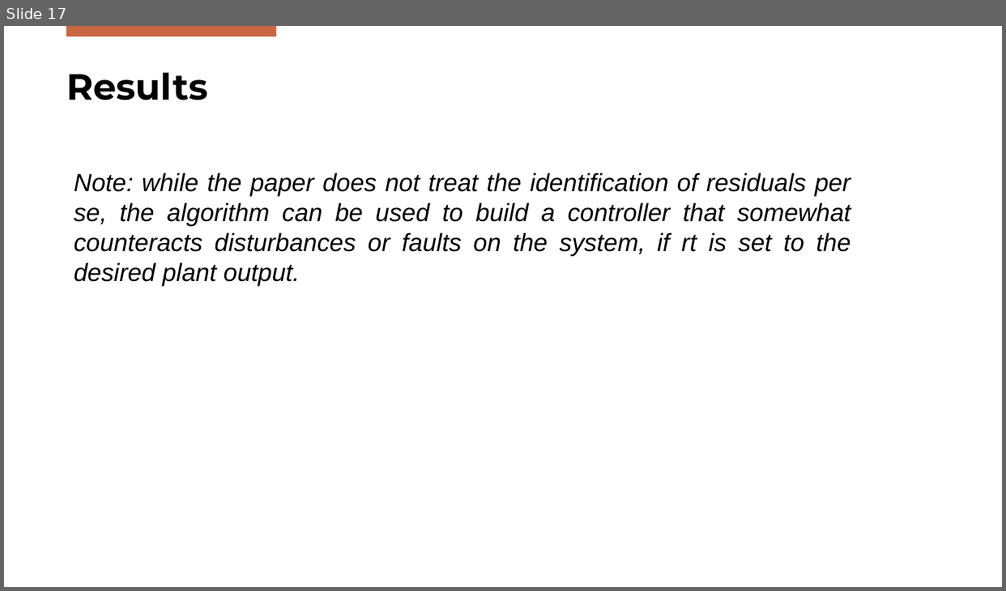
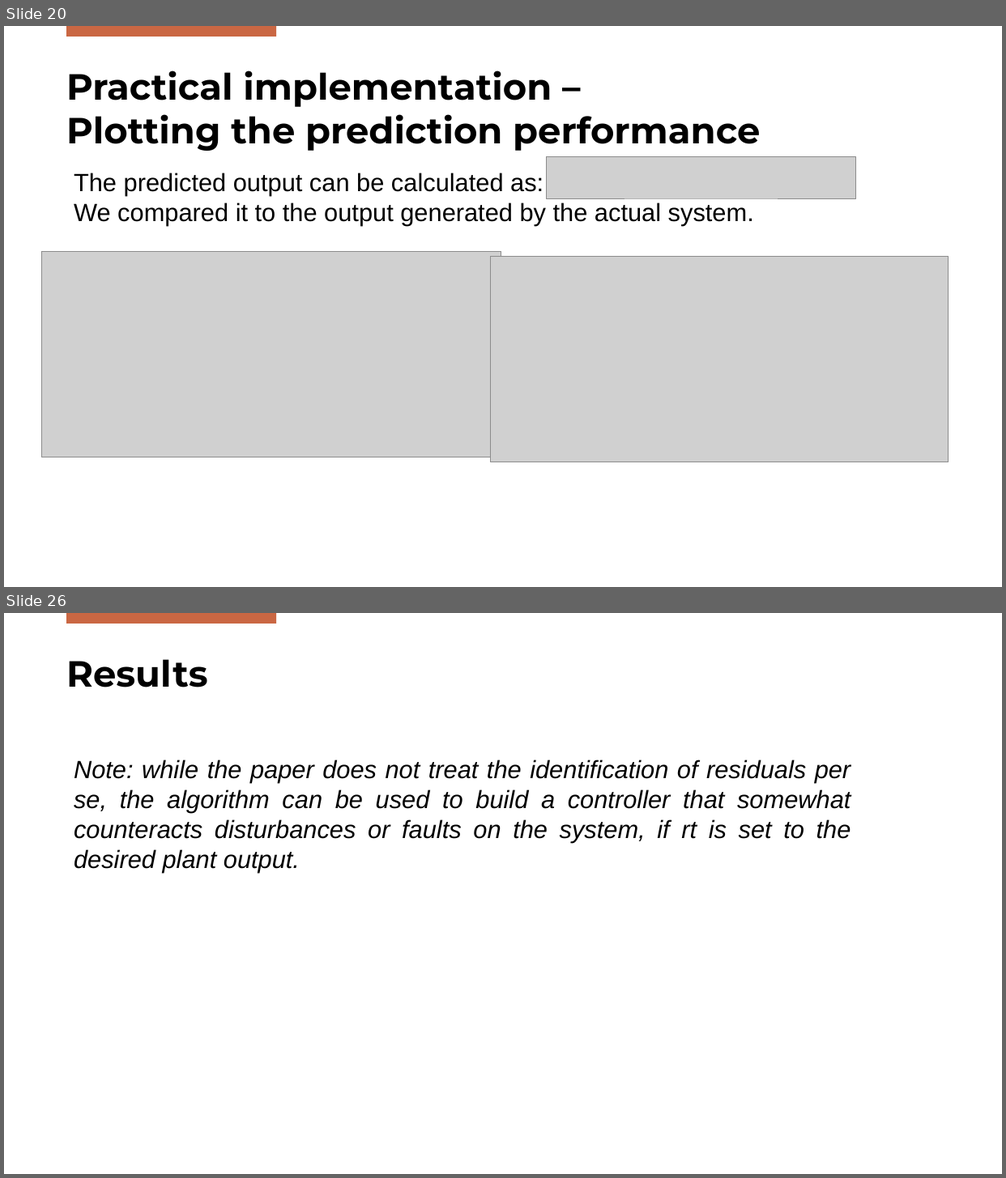
Before and after one commit to Gabriele-Mazzoleni/Progetto_ALES_aa_2025_2026, a slide deck: SPC_Presentation.pptx. Shown one above the other, each under a label of ours: slide 17 before the commit, slides 20 and 26 after it; the slides between them are not shown. The pictures are 1006x591 and 1006x1178 pixels, drawn with LibreOffice and Linux fonts; fonts in the diff are those of the drawing; grey boxes stand for pictures; background and template pictures are left out. Boxes give left, top, right and bottom in pixels: in the first picture for what was removed or moved away, otherwise in the second. Text is boxed around its words. In the diff, an @@ line names an element or a change of style, - is before the commit and + after.

```diff
--- a/SPC_Presentation.pptx
+++ b/SPC_Presentation.pptx
@@ slide 20 added at bbox=[4, 26, 1002, 587], background #FFFFFF; not listed: 1 template element that a slide beside it also shows @@
@@ title added at bbox=[66, 71, 760, 151], 35 pt, text #000000, bold @@
+Practical implementation –
+Plotting the prediction performance
@@ picture added at bbox=[547, 157, 856, 199] @@
@@ text added at bbox=[74, 173, 754, 226], 24 pt, text #000000 @@
+The predicted output can be calculated as:
+We compared it to the output generated by the actual system.
@@ picture added at bbox=[41, 252, 501, 457] @@
@@ picture added at bbox=[491, 257, 948, 462] @@
@@ what was slide 17 is now slide 26 @@
```
Also in this commit, not shown: 9 other slides added, 1 slide removed, 7 other files.
